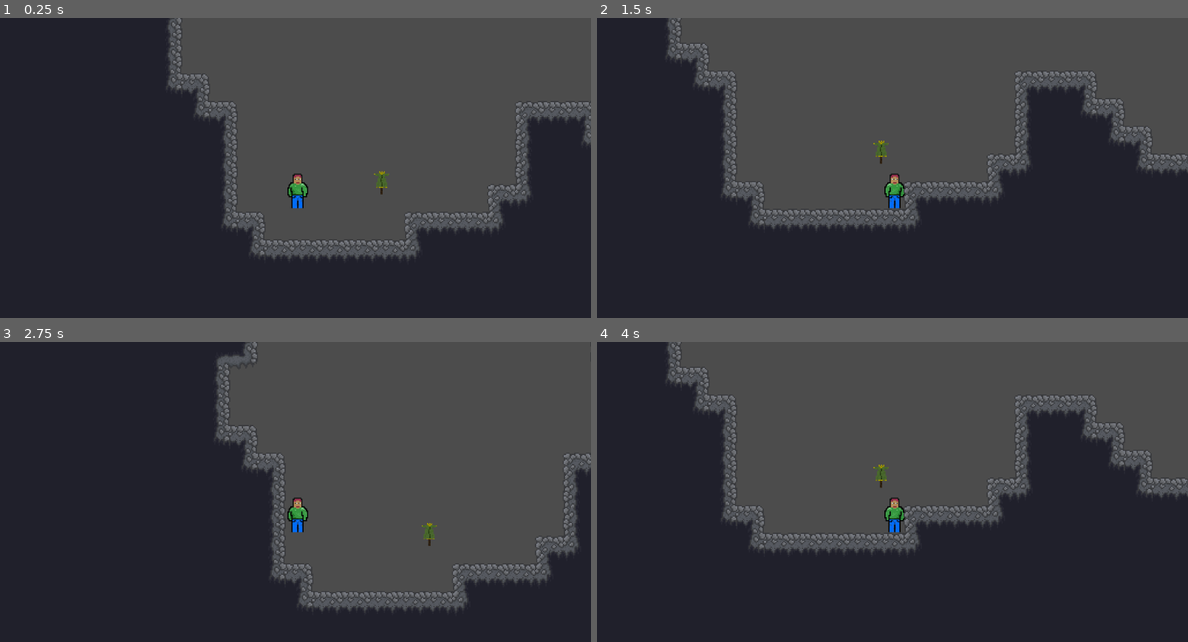
Above: before the commit, frames 1-4 (two rows, left to right).
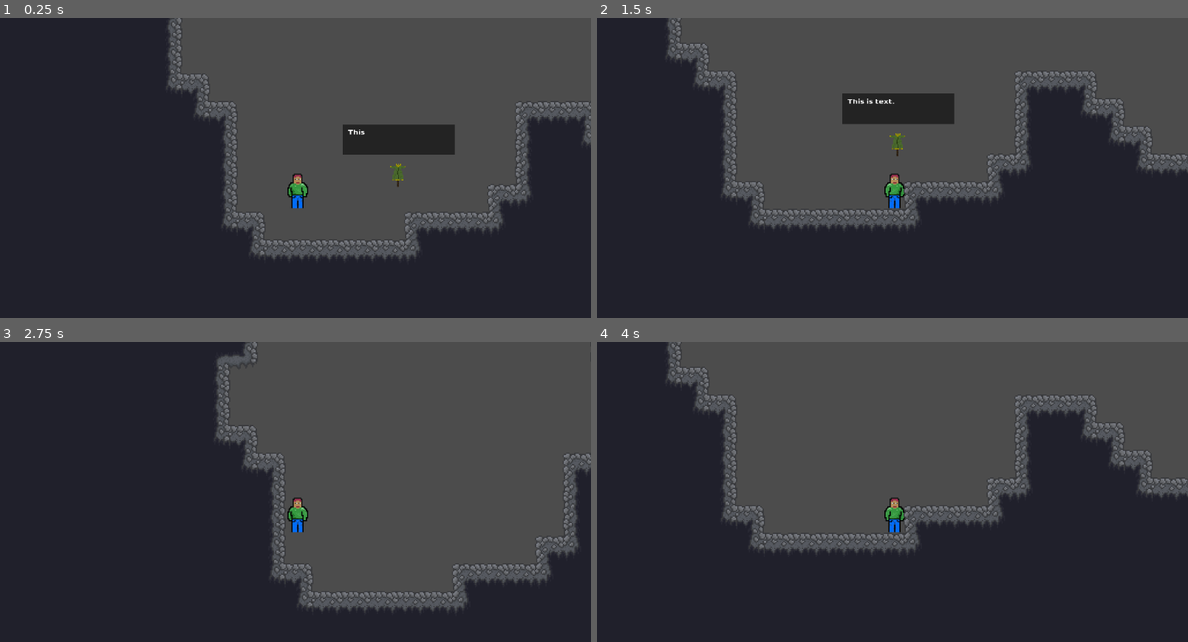
Above: after the commit, the same moments.

Repository: VortexGroupS1M/Metroidvania
Game: Godot game, scene res://scenes/level.tscn
Two runs of this game, one before a commit and one after it. Both use one fixed random seed, a clock stepped at 60 frames per second and the inputs below.
Inputs (mouse positions are in pixels of both pictures, inside the frame that each line leads up to):
- Up to frame 1 (0.25 s): no input
- Up to frame 2 (1.5 s): move the mouse to (1022, 174) at 0.52 s; hold D (move_right) from 0.53 s (still down); click (1022, 174) at 0.6 s; tap W (move_up) at 0.77 s; tap Enter at 1.25 s; move the mouse to (774, 207) at 1.27 s; click (774, 207) at 1.35 s
- Up to frame 3 (2.75 s): tap W (move_up) at 1.52 s; tap Space at 2 s; move the mouse to (354, 438) at 2.02 s; release D (move_right) at 2.03 s; hold A (move_left) from 2.03 s (still down); click (354, 438) at 2.1 s
- Up to frame 4 (4 s): move the mouse to (862, 585) at 2.77 s; release A (move_left) at 2.78 s; hold D (move_right) from 2.78 s (still down); click (862, 585) at 2.85 s; tap W (move_up) at 3.02, 3.77 s; move the mouse to (1069, 567) at 3.52 s; click (1069, 567) at 3.6 s

The runs differ from the first frame. In frame 1, 2.1% of the frame differs, in the area x 58-77%, y 35-59%; in frame 2, 2.1%; in frame 3, less than 0.1%; in frame 4, less than 0.1%.

Commit message:
Added Dialog box

Diff:
--- /dev/null
+++ b/s1m/fonts/DynamicFont.tres
@@ -0,0 +1,8 @@
+[gd_resource type="DynamicFont" load_steps=2 format=2]
+
+[ext_resource path="res://fonts/Oxanium-Bold.ttf" type="DynamicFontData" id=1]
+
+[resource]
+size = 30
+use_filter = true
+font_data = ExtResource( 1 )
--- /dev/null
+++ b/s1m/fonts/new_dynamicfont.tres
@@ -0,0 +1,8 @@
+[gd_resource type="DynamicFont" load_steps=2 format=2]
+
+[ext_resource path="res://Oxanium-Bold.ttf" type="DynamicFontData" id=1]
+
+[resource]
+size = 20
+use_filter = true
+font_data = ExtResource( 1 )
--- /dev/null
+++ b/s1m/scenes/DialogBox.tscn
@@ -0,0 +1,26 @@
+[gd_scene load_steps=3 format=2]
+
+[ext_resource path="res://scripts/npcDialog.gd" type="Script" id=1]
+[ext_resource path="res://fonts/DynamicFont.tres" type="DynamicFont" id=2]
+
+[node name="Polygon2D" type="Polygon2D"]
+scale = Vector2( 0.328036, 0.222576 )
+color = Color( 0.141176, 0.141176, 0.141176, 1 )
+polygon = PoolVector2Array( 390.201, 179.714, 390.201, 35.9427, 0, 35.9427, 0, 179.714 )
+
+[node name="dialogCharacterShow" type="Timer" parent="."]
+wait_time = 0.05
+autostart = true
+
+[node name="RichTextLabel" type="RichTextLabel" parent="."]
+margin_left = 18.0
+margin_top = 59.0
+margin_right = 369.0
+margin_bottom = 160.0
+custom_fonts/normal_font = ExtResource( 2 )
+text = "The text will look like this."
+script = ExtResource( 1 )
+__meta__ = {
+"_edit_use_anchors_": false
+}
+[connection signal="timeout" from="dialogCharacterShow" to="RichTextLabel" method="_on_Timer_timeout"]
--- a/s1m/scenes/level.tscn
+++ b/s1m/scenes/level.tscn
@@ -1,10 +1,11 @@
-[gd_scene load_steps=20 format=2]
+[gd_scene load_steps=21 format=2]
 
 [ext_resource path="res://assets/Autotileset1.tres" type="TileSet" id=1]
 [ext_resource path="res://scenes/dummy.tscn" type="PackedScene" id=2]
 [ext_resource path="res://scenes/player1.tscn" type="PackedScene" id=3]
 [ext_resource path="res://scenes/player1.gd" type="Script" id=4]
 [ext_resource path="res://assets/stone.png" type="Texture" id=5]
+[ext_resource path="res://scenes/DialogBox.tscn" type="PackedScene" id=6]
 
 [sub_resource type="ConvexPolygonShape2D" id=1]
 points = PoolVector2Array( 0, 0, 24, 0, 24, 24, 0, 24 )
@@ -155,9 +156,13 @@
 format = 1
 tile_data = PoolIntArray( 131081, 2, 196623, 131082, 2, 262145, 131083, 2, 262145, 131084, 2, 262145, 131085, 2, 262145 …(2275 unchanged characters)…
 
-[node name="StaticBody2D" parent="." instance=ExtResource( 2 )]
-position = Vector2( 244.589, 383.094 )
+[node name="Dummy" parent="." instance=ExtResource( 2 )]
+position = Vector2( 258.761, 376.644 )
 scale = Vector2( 0.944624, 0.944624 )
+
+[node name="Dialog" parent="Dummy" instance=ExtResource( 6 )]
+position = Vector2( -50.5951, -53.7983 )
+scale = Vector2( 0.263484, 0.193262 )
 
 [node name="Player" parent="." instance=ExtResource( 3 )]
 position = Vector2( 170, 370 )
--- a/s1m/scenes/player1.gd
+++ b/s1m/scenes/player1.gd
@@ -16,9 +16,12 @@
 var gravDefier: float = 0;
 var dir: Vector2 = Vector2(1,0)
 
+onready var Dummy = get_tree().get_root().get_node("Node2D/Dummy")
+var dialogShowing: bool = false
+
 func _physics_process(_delta):
 	gravDefier = max(0, gravDefier - gravAcc);
-	print(gravDefier)
+	#print(gravDefier)
 	var move: Vector2 = Vector2(0,0);
 
 	#Movement input
@@ -63,6 +66,21 @@
 	if Input.is_action_just_pressed("attack"):
 		attack()
 
+	#NPC dialog show if close and dummy exists
+	if get_tree().get_root().has_node("Node2D/Dummy"):
+		if abs(position.x - Dummy.position.x) < 100 && abs(position.y - Dummy.position.y) < 100:
+			if dialogShowing == false:
+					dialogShowing = true
+					get_tree().get_root().get_node("Node2D/Dummy/Dialog/RichTextLabel").showDialog()
+		else:
+				dialogShowing = false
+				get_tree().get_root().get_node("Node2D/Dummy/Dialog/RichTextLabel").hideDialog()
+
+
+
+
+
+
 func jump() -> void:
 	canJump = true;
 	yield(get_tree().create_timer(.1), "timeout");
--- a/s1m/scenes/player1.tscn
+++ b/s1m/scenes/player1.tscn
@@ -2,7 +2,6 @@
 
 [ext_resource path="res://scripts/playerOLD.gd" type="Script" id=1]
 [ext_resource path="res://assets/character1/pose1.png" type="Texture" id=2]
-
 
 [sub_resource type="RectangleShape2D" id=1]
 extents = Vector2( 9.57371, 16.1953 )
--- /dev/null
+++ b/s1m/scripts/npcDialog.gd
@@ -0,0 +1,39 @@
+extends RichTextLabel
+
+onready var Player = get_parent().get_parent().get_node("Player")
+onready var Dummy = get_parent().get_parent().get_node("Dummy")
+
+
+var dialog: Array = ["This is text.", "This is page 2 :D", "Goodbye!"]
+var page: int = 0
+
+
+func _ready() -> void:
+	get_parent().hide()
+
+
+
+func showDialog() -> void:
+	page = 0
+	get_parent().show()
+	set_bbcode(dialog[page])
+	set_visible_characters(0)
+
+
+func hideDialog() -> void:
+	get_parent().hide()
+
+func _input(event) -> void:
+	if Input.is_mouse_button_pressed(2):
+		if get_visible_characters() > get_total_character_count():
+			if page < dialog.size()-1:
+				page += 1
+				set_bbcode(dialog[page])
+				set_visible_characters(0)
+		else:
+			set_visible_characters(get_total_character_count())
+
+
+
+func _on_Timer_timeout() -> void:
+	set_visible_characters(get_visible_characters()+1)
Binary file added: s1m/fonts/Oxanium-Bold.ttf
